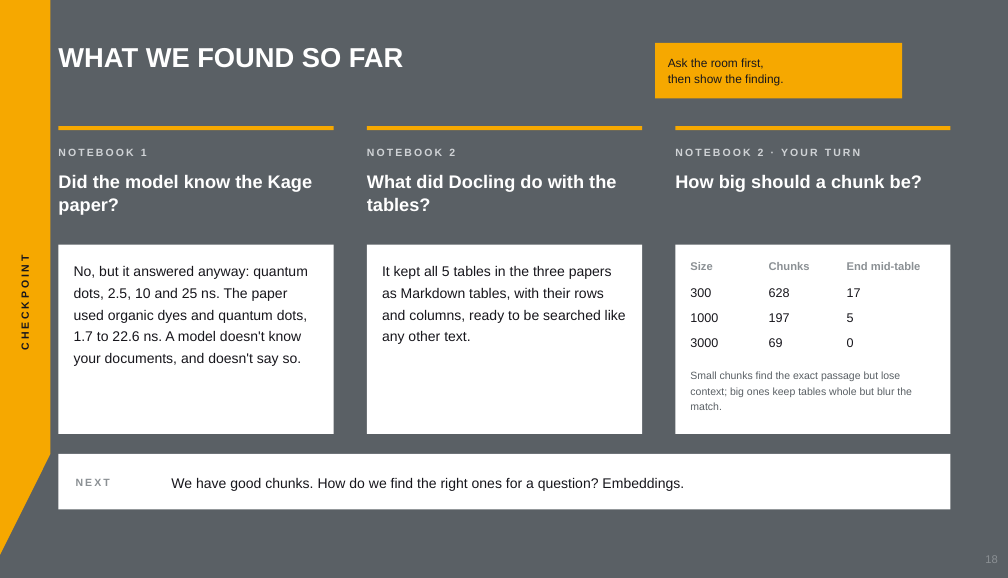
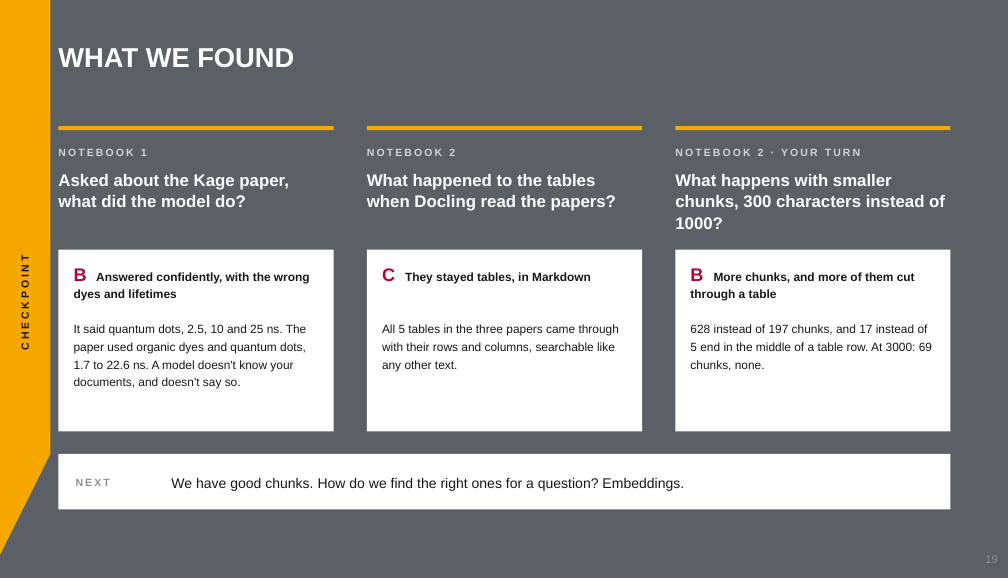
Before and after one commit to aihpi/workshop-rag-basics, a slide deck: slide 19 of workshop/slides/rag-workshop.pptx (slide 18 before the commit). Drawn at 1008x578 pixels with LibreOffice and Linux fonts; fonts in the diff are those of the drawing. Boxes give left, top, right and bottom in pixels: in the first picture for what was removed or moved away, otherwise in the second. Text is boxed around its words. In the diff, an @@ line names an element or a change of style, - is before the commit and + after.

Commit message:
workshop(slides): the checkpoint as multiple choice, question then answer

```diff
--- a/workshop/slides/rag-workshop.pptx
+++ b/workshop/slides/rag-workshop.pptx
@@ text at (x1=58, y1=48, x2=294, y2=68): text changed @@
-WHAT WE FOUND SO FAR
+WHAT WE FOUND
@@ rectangle removed at (x1=655, y1=43, x2=902, y2=98) @@
@@ text removed at (x1=668, y1=58, x2=783, y2=86) @@
-Ask the room first,
-then show the finding.
@@ text at (x1=58, y1=174, x2=288, y2=207): text changed; size 26 to 24 pt @@
-Did the model know the Kage paper?
+Asked about the Kage paper, what did the model do?
@@ text at (x1=367, y1=174, x2=616, y2=211): text changed; size 26 to 24 pt @@
-What did Docling do with the tables?
+What happened to the tables when Docling read the papers?
@@ text at (x1=675, y1=174, x2=945, y2=229): text changed; size 26 to 24 pt @@
-How big should a chunk be?
+What happens with smaller chunks, 300 characters instead of 1000?
@@ rectangle resized from (x1=58, y1=244, x2=334, y2=433) to (x1=58, y1=249, x2=334, y2=431) @@
@@ text added at (x1=74, y1=267, x2=310, y2=301), 17 pt, text #17161C, bold @@
+B Answered confidently, with the wrong dyes and lifetimes
@@ rectangle resized from (x1=367, y1=244, x2=642, y2=433) to (x1=367, y1=249, x2=642, y2=431) @@
@@ text added at (x1=382, y1=268, x2=591, y2=283), 17 pt, text #17161C, bold @@
+C They stayed tables, in Markdown
@@ rectangle resized from (x1=675, y1=244, x2=951, y2=433) to (x1=675, y1=249, x2=951, y2=431) @@
@@ text removed at (x1=690, y1=262, x2=712, y2=270) @@
-Size
@@ text added at (x1=690, y1=268, x2=915, y2=301), 17 pt, text #17161C, bold @@
+B More chunks, and more of them cut through a table
@@ text removed at (x1=769, y1=262, x2=810, y2=270) @@
-Chunks
@@ text removed at (x1=847, y1=262, x2=921, y2=270) @@
-End mid-table
@@ text removed at (x1=690, y1=288, x2=711, y2=297) @@
-300
@@ text removed at (x1=769, y1=288, x2=790, y2=297) @@
-628
@@ text removed at (x1=847, y1=288, x2=861, y2=297) @@
-17
@@ text at (x1=74, y1=324, x2=307, y2=389): text changed; size 20 to 17 pt @@
-No, but it answered anyway: quantum dots, 2.5, 10 and 25 ns. The paper used organic dyes and quantum dots, 1.7 to 22.6 ns. A model doesn't know your documents, and doesn't say so.
+It said quantum dots, 2.5, 10 and 25 ns. The paper used organic dyes and quantum dots, 1.7 to 22.6 ns. A model doesn't know your documents, and doesn't say so.
@@ text at (x1=382, y1=324, x2=619, y2=371): text changed; size 20 to 17 pt @@
-It kept all 5 tables in the three papers as Markdown tables, with their rows and columns, ready to be searched like any other text.
+All 5 tables in the three papers came through with their rows and columns, searchable like any other text.
@@ text removed at (x1=690, y1=313, x2=718, y2=322) @@
-1000
@@ text added at (x1=690, y1=324, x2=932, y2=371), 17 pt, text #17161C @@
+628 instead of 197 chunks, and 17 instead of 5 end in the middle of a table row. At 3000: 69 chunks, none.
@@ text removed at (x1=769, y1=313, x2=790, y2=322) @@
-197
@@ text removed at (x1=847, y1=313, x2=854, y2=322) @@
-5
@@ text removed at (x1=690, y1=338, x2=718, y2=347) @@
-3000
@@ text removed at (x1=769, y1=338, x2=783, y2=347) @@
-69
@@ text removed at (x1=847, y1=338, x2=854, y2=347) @@
-0
@@ text removed at (x1=690, y1=371, x2=912, y2=410) @@
-Small chunks find the exact passage but lose context; big ones keep tables whole but blur the match.
```
Also in this commit, not shown: 7 other slides changed, 1 slide added, 2 other files.
